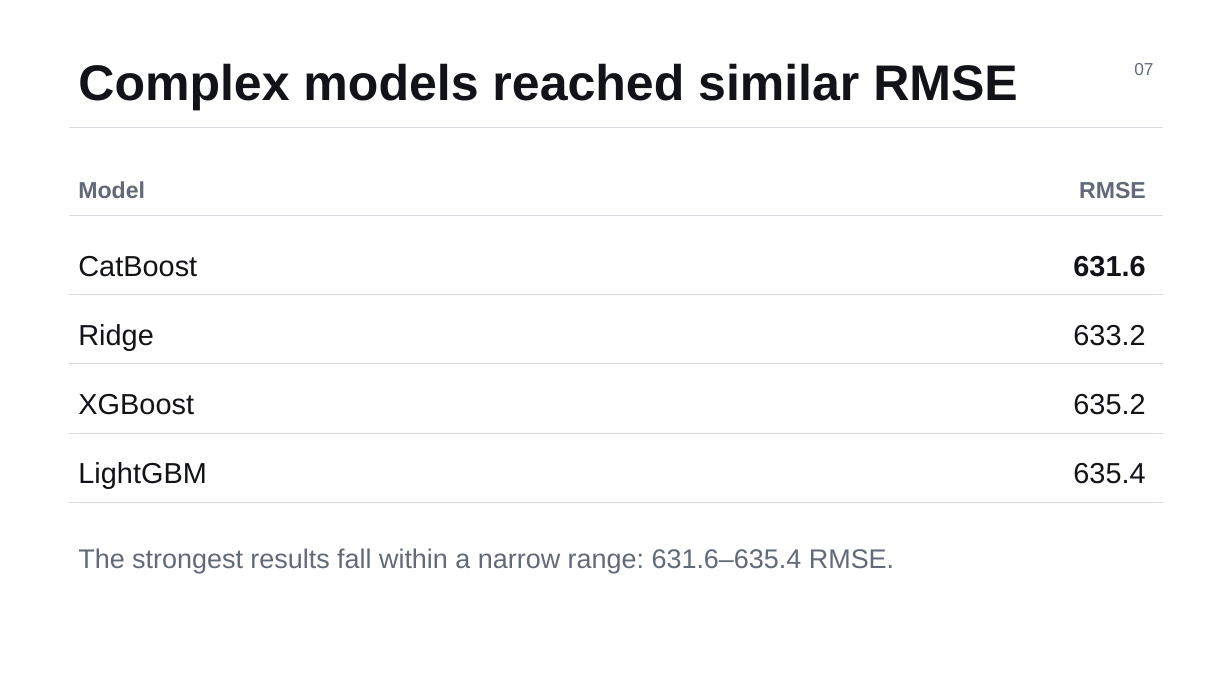
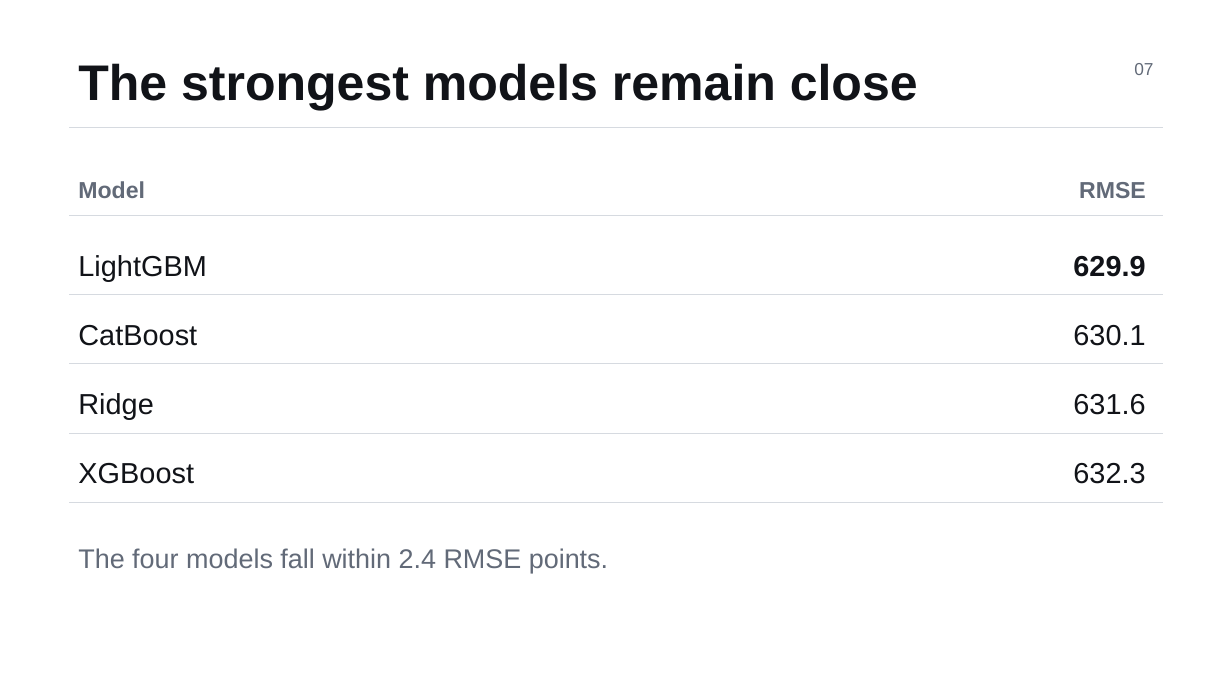
Before and after one commit to 61j3t/spotter-freight-rate-ml, a slide deck: slide 7 of Freight_Rate_Prediction_Minimal.pptx. Drawn at 1232x693 pixels with LibreOffice and Linux fonts; fonts in the diff are those of the drawing. Boxes give left, top, right and bottom in pixels: in the first picture for what was removed or moved away, otherwise in the second. Text is boxed around its words. In the diff, an @@ line names an element or a change of style, - is before the commit and + after.

Commit message:
Improve data quality handling and refresh results

```diff
--- a/Freight_Rate_Prediction_Minimal.pptx
+++ b/Freight_Rate_Prediction_Minimal.pptx
@@ text at box(78, 63, 918, 111): text changed @@
-Complex models reached similar RMSE
+The strongest models remain close
@@ text "LightGBM": place and size @@
-text "LightGBM" at box(78, 462, 206, 489)
+text "LightGBM" at box(78, 255, 206, 281)
@@ text added at box(1073, 256, 1145, 277), 22.5 pt, text #111318, bold @@
+629.9
@@ text at box(1073, 325, 1145, 346): text changed @@
-633.2
+630.1
@@ text "631.6": place and size @@
-text "631.6" at box(1073, 256, 1145, 277)
+text "631.6" at box(1073, 394, 1145, 415)
@@ text "631.6" at box(1073, 394, 1145, 415): bold off @@
@@ text removed at box(1073, 394, 1145, 415) @@
-635.2
@@ 3 texts: place and size @@
-3 texts at box(78, 256, 197, 415)
+3 texts at box(78, 325, 197, 484)
@@ text at box(1073, 463, 1145, 484): text changed @@
-635.4
+632.3
@@ text at box(78, 548, 608, 573): text changed @@
-The strongest results fall within a narrow range: 631.6–635.4 RMSE.
+The four models fall within 2.4 RMSE points.
```
Also in this commit, not shown: 2 other slides changed, 17 other files.
